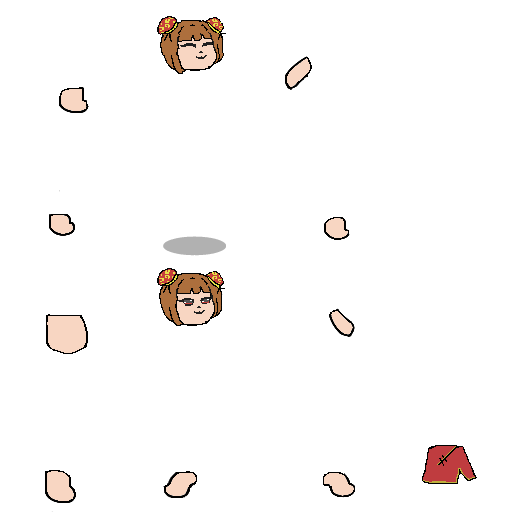
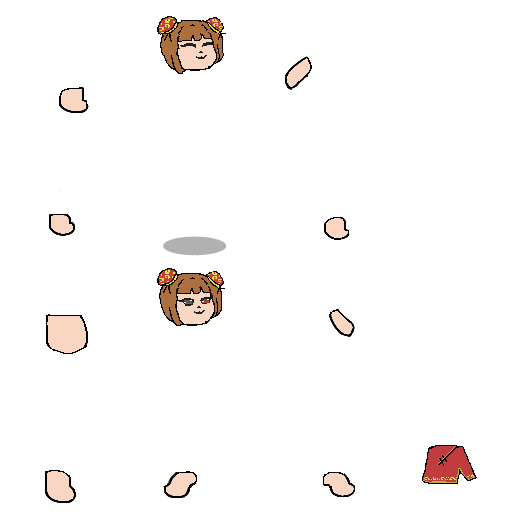
Revision of a layered 512×512 image; what changed, layer by layer:
painted on "shirt" over 424, 474, 474, 480
